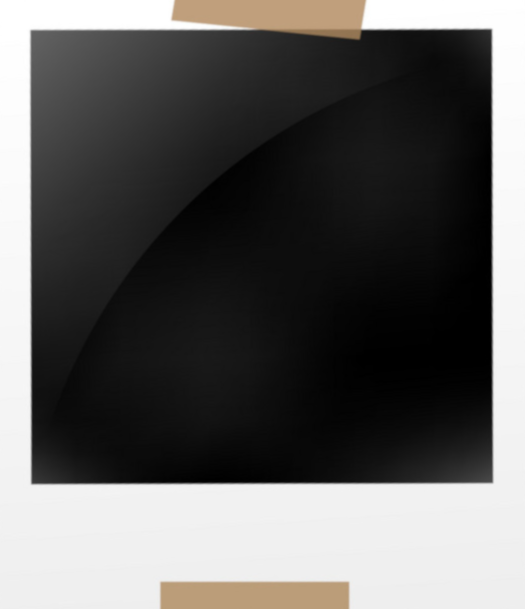
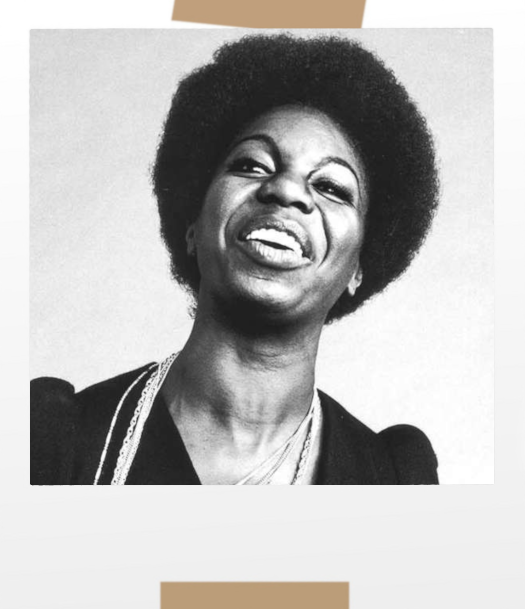
Layered file, before and after one edit (525px x 609px). Changes by layer:
added layer "Nina" above "Pierre" over [29, 28, 525, 486]
